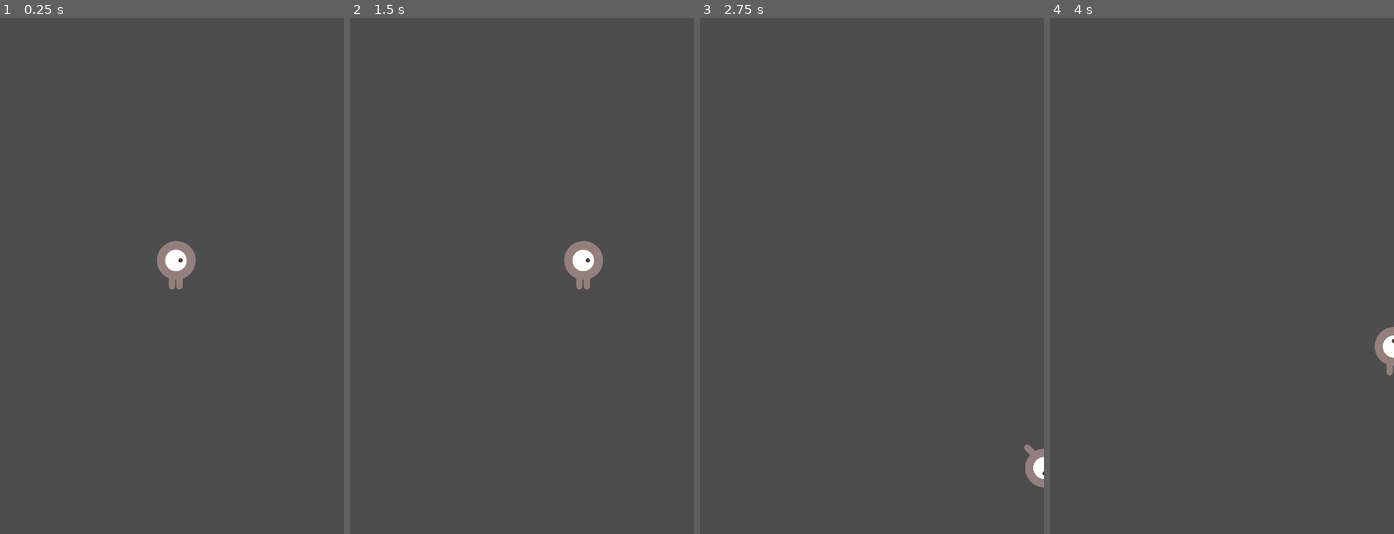
Above: before the commit, frames 1-4 (left to right).
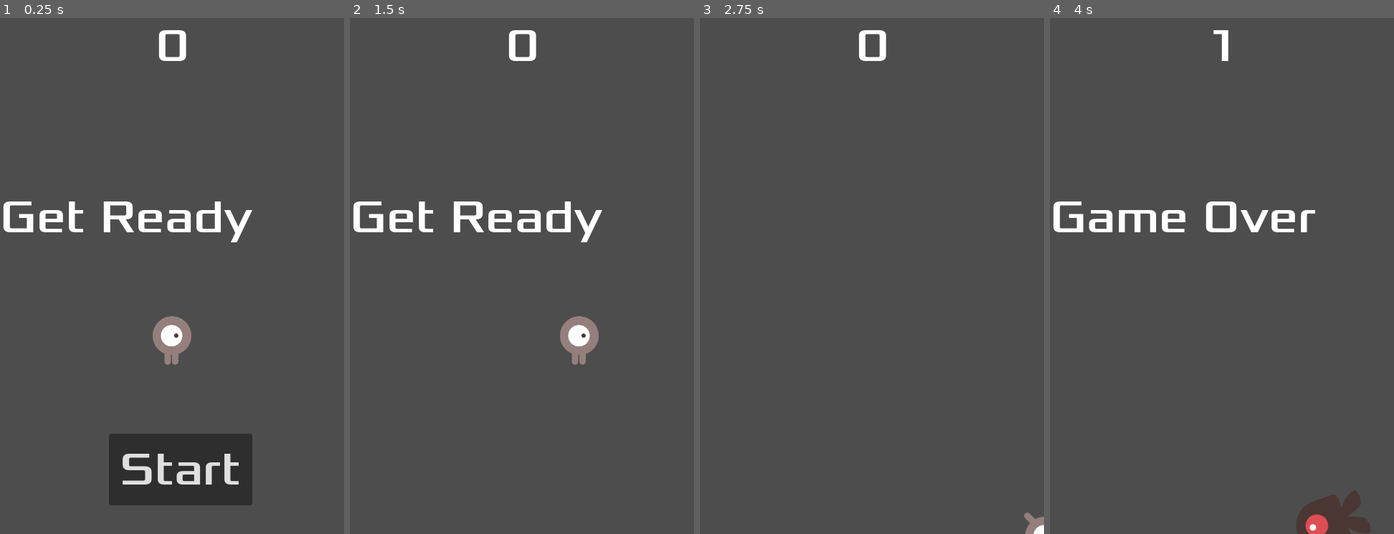
Above: after the commit, the same moments.

Repository: password1989/My-first-2D-game
Game: Godot game, scene res://main.tscn
Two runs of this game, one before a commit and one after it. Both use one fixed random seed, a clock stepped at 60 frames per second and the inputs below.
Inputs (mouse positions are in pixels of both pictures, inside the frame that each line leads up to):
- Up to frame 1 (0.25 s): no input
- Up to frame 2 (1.5 s): click (528, 472) at 0.5 s, where only the run after the commit has a clickable "Start"; tap Enter at 1.25 s; hold Right (move_right) from 1.28 s (still down)
- Up to frame 3 (2.75 s): release Right (move_right) at 2.03 s; hold Down (move_down) from 2.03 s (still down)
- Up to frame 4 (4 s): release Down (move_down) at 2.78 s; hold Right (move_right) 2.78-3.53 s; hold Up (move_up) from 3.53 s (still down)

The runs differ from the first frame. In frame 1, 9.3% of the frame differs, in the area x 0-74%, y 2-95%; in frame 2, 3.6%; in frame 3, 0.8%; in frame 4, 3.4%.

Commit message:
Heads up display
Completed

Diff:
--- a/Main.gd
+++ b/Main.gd
@@ -3,25 +3,21 @@
 @export var mob_scene: PackedScene
 var score
 
-# Called when the node enters the scene tree for the first time.
 func _ready():
-	# Test: new_game()
-	pass
-
-
-# Called every frame. 'delta' is the elapsed time since the previous frame.
-func _process(delta):
-	pass
-
+	new_game()
 
 func game_over():
 	$ScoreTimer.stop()
 	$MobTimer.stop()
+	$HUD.show_game_over()
 
 func new_game():
 	score = 0
 	$Player.start($StartPosition.position)
 	$StartTimer.start()
+	$HUD.update_score(score)
+	$HUD.show_message("Get Ready")
+	get_tree().call_group("mobs", "queue_free")
 
 
 func _on_mob_timer_timeout():
@@ -57,3 +53,4 @@
 
 func _on_score_timer_timeout():
 	score += 1
+	$HUD.update_score(score)
--- a/Mob.tscn
+++ b/Mob.tscn
@@ -45,8 +45,10 @@
 }]
 
 [sub_resource type="CapsuleShape2D" id="CapsuleShape2D_ei3ex"]
+radius = 44.0
+height = 100.0
 
-[node name="Mob" type="RigidBody2D"]
+[node name="Mob" type="RigidBody2D" groups=["mobs"]]
 collision_mask = 0
 gravity_scale = 0.0
 script = ExtResource("1_barur")
@@ -57,7 +59,11 @@
 animation = &"walk"
 
 [node name="CollisionShape2D" type="CollisionShape2D" parent="."]
+position = Vector2(0, -2)
+rotation = 1.5708
 shape = SubResource("CapsuleShape2D_ei3ex")
 
 [node name="VisibleOnScreenNotifier2D" type="VisibleOnScreenNotifier2D" parent="."]
 rotation = 1.5708
+
+[connection signal="screen_exited" from="VisibleOnScreenNotifier2D" to="." method="_on_visible_on_screen_notifier_2d_screen_exited"]
--- /dev/null
+++ b/hud.gd
@@ -0,0 +1,29 @@
+extends CanvasLayer
+
+signal start_game
+
+func _ready():
+	pass
+
+func show_message(text):
+	$Message.text = text
+	$Message.show()
+	$MessageTimer.start()
+
+func show_game_over():
+	show_message("Game Over")
+	await  $MessageTimer.timeout
+	$Message.text="Dodge the \nCreeps!"
+	$Message.show()
+	await get_tree().create_timer(1.0).timeout
+	$StartButton.show()
+
+func update_score(score):
+	$ScoreLabel.text = str(score)
+
+func _on_start_button_pressed():
+	$StartButton.hide()
+	start_game.emit()
+
+func _on_message_timer_timeout():
+	$Message.hide()
--- /dev/null
+++ b/hud.tscn
@@ -0,0 +1,63 @@
+[gd_scene load_steps=3 format=3 uid="uid://dtb38p0j6p3iu"]
+
+[ext_resource type="FontFile" uid="uid://c7ym0tsqc0awh" path="res://fonts/Xolonium-Regular.ttf" id="1_12va6"]
+[ext_resource type="Script" path="res://hud.gd" id="1_cu47d"]
+
+[node name="HUD" type="CanvasLayer"]
+script = ExtResource("1_cu47d")
+
+[node name="ScoreLabel" type="Label" parent="."]
+anchors_preset = 5
+anchor_left = 0.5
+anchor_right = 0.5
+offset_left = -22.5
+offset_right = 22.5
+offset_bottom = 81.0
+grow_horizontal = 2
+size_flags_horizontal = 4
+theme_override_fonts/font = ExtResource("1_12va6")
+theme_override_font_sizes/font_size = 64
+text = "0"
+
+[node name="Message" type="Label" parent="."]
+anchors_preset = 8
+anchor_left = 0.5
+anchor_top = 0.5
+anchor_right = 0.5
+anchor_bottom = 0.5
+offset_left = -240.0
+offset_top = -121.5
+offset_right = 240.0
+offset_bottom = 121.5
+grow_horizontal = 2
+grow_vertical = 2
+size_flags_horizontal = 4
+theme_override_fonts/font = ExtResource("1_12va6")
+theme_override_font_sizes/font_size = 64
+text = "Dodge the creeps!"
+autowrap_mode = 2
+
+[node name="StartButton" type="Button" parent="."]
+anchors_preset = 7
+anchor_left = 0.5
+anchor_top = 1.0
+anchor_right = 0.5
+anchor_bottom = 1.0
+offset_left = -88.5
+offset_top = -140.0
+offset_right = 111.5
+offset_bottom = -40.0
+grow_horizontal = 2
+grow_vertical = 0
+size_flags_horizontal = 4
+size_flags_vertical = 4
+theme_override_fonts/font = ExtResource("1_12va6")
+theme_override_font_sizes/font_size = 64
+text = "Start"
+
+[node name="MessageTimer" type="Timer" parent="."]
+wait_time = 2.0
+one_shot = true
+
+[connection signal="pressed" from="StartButton" to="." method="_on_start_button_pressed"]
+[connection signal="timeout" from="MessageTimer" to="." method="_on_message_timer_timeout"]
--- a/main.tscn
+++ b/main.tscn
@@ -1,8 +1,9 @@
-[gd_scene load_steps=5 format=3 uid="uid://xsx6kxunj3s0"]
+[gd_scene load_steps=6 format=3 uid="uid://xsx6kxunj3s0"]
 
 [ext_resource type="Script" path="res://Main.gd" id="1_ii2ue"]
-[ext_resource type="PackedScene" uid="uid://cxaneroqj3hq" path="res://player.tscn" id="2_b03xf"]
-[ext_resource type="PackedScene" uid="uid://b15mpu8kjsqly" path="res://mob.tscn" id="2_mu72s"]
+[ext_resource type="PackedScene" uid="uid://cxaneroqj3hq" path="res://Player.tscn" id="2_b03xf"]
+[ext_resource type="PackedScene" uid="uid://b15mpu8kjsqly" path="res://Mob.tscn" id="2_mu72s"]
+[ext_resource type="PackedScene" uid="uid://dtb38p0j6p3iu" path="res://hud.tscn" id="4_u32rn"]
 
 [sub_resource type="Curve2D" id="Curve2D_s5f4o"]
 _data = {
@@ -35,7 +36,10 @@
 position = Vector2(0, -2)
 rotation = 0.00208768
 
+[node name="HUD" parent="." instance=ExtResource("4_u32rn")]
+
 [connection signal="hit" from="Player" to="." method="game_over"]
 [connection signal="timeout" from="MobTimer" to="." method="_on_mob_timer_timeout"]
 [connection signal="timeout" from="ScoreTimer" to="." method="_on_score_timer_timeout"]
 [connection signal="timeout" from="StartTimer" to="." method="_on_start_timer_timeout"]
+[connection signal="start_game" from="HUD" to="." method="new_game"]
